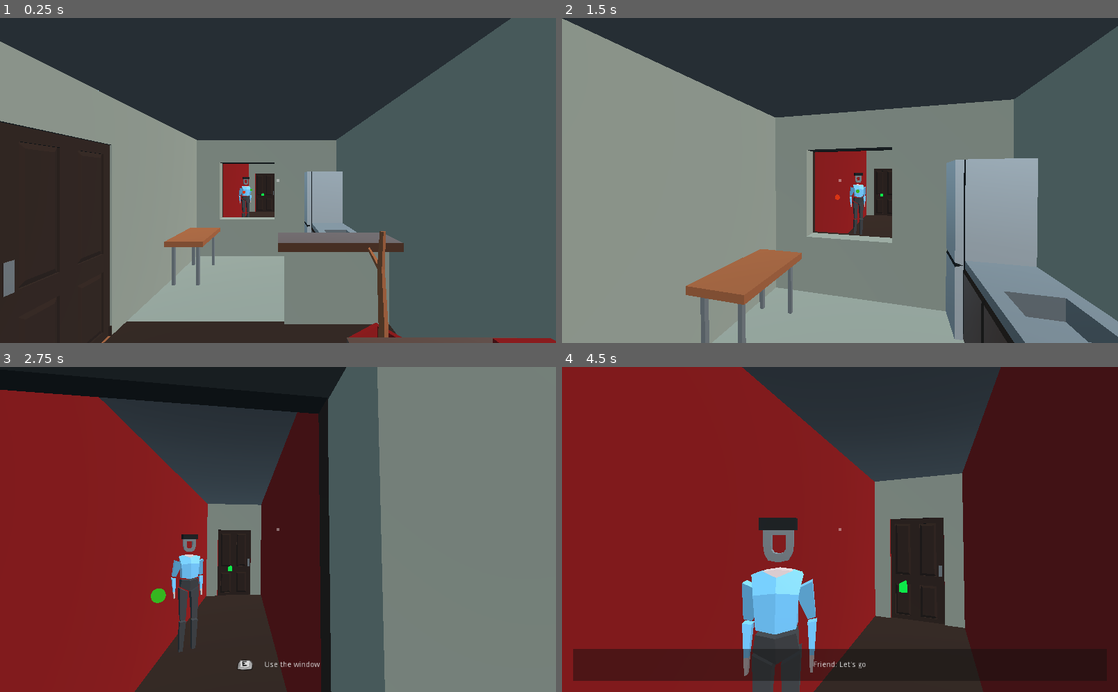
Above: before the commit, frames 1-4 (two rows, left to right).
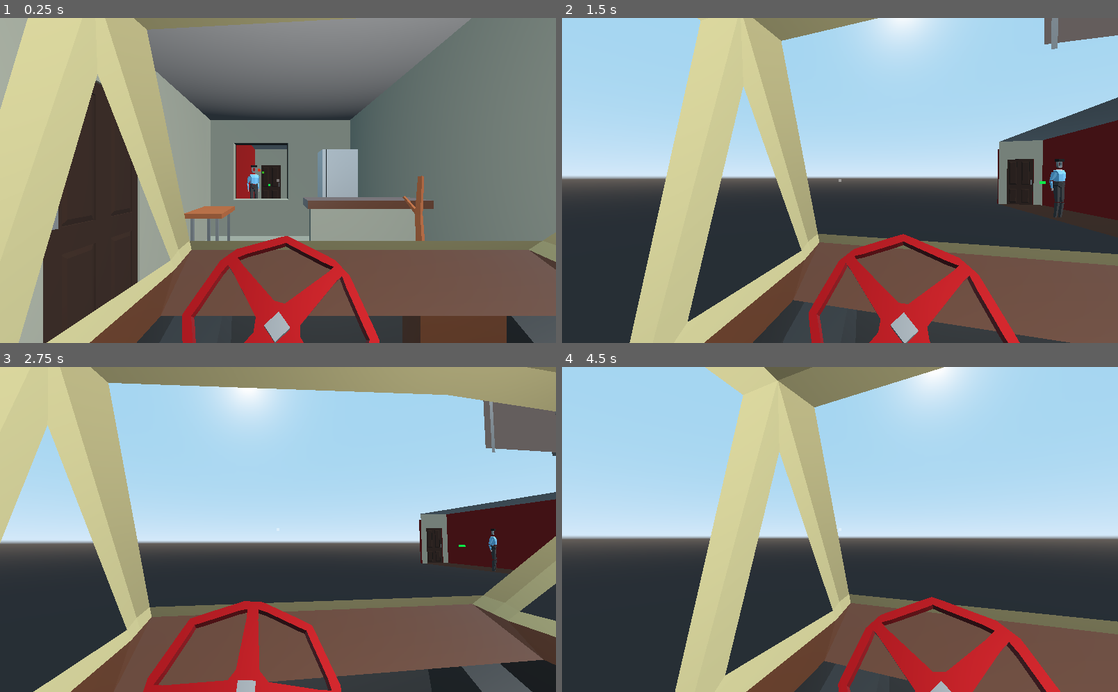
Above: after the commit, the same moments.

Repository: Eptwalabha/ld47
Game: Godot game, scene res://scenes/Game.tscn
Same seed, same stepped clock (60 frames per second), same inputs: the game is played once before the commit and once after it.
Inputs (mouse positions are in pixels of both pictures, inside the frame that each line leads up to):
- Up to frame 1 (0.25 s): no input
- Up to frame 2 (1.5 s): move the mouse to (867, 180) at 0.52 s; hold W (move_forward) from 0.53 s (still down); tap E (context_action) at 0.6, 1.35 s; move the mouse to (812, 180) at 1.27 s
- Up to frame 3 (2.75 s): keep holding W (move_forward); move the mouse to (289, 523) at 2.02 s; tap E (context_action) at 2.1 s
- Up to frame 4 (4.5 s): keep holding W (move_forward); move the mouse to (834, 536) at 2.77 s; tap E (context_action) at 2.85, 3.6, 4.35 s; move the mouse to (878, 532) at 3.52 s; move the mouse to (795, 526) at 4.27 s

The runs differ from the first frame. In frame 1, 83% of the frame differs, in the area x 0-100%, y 0-100%; in frame 2, 98%; in frame 3, 98%; in frame 4, 99%.

Commit message:
add CarPlayer

Diff:
--- a/autoload.gd
+++ b/autoload.gd
@@ -18,6 +18,9 @@
 const FLAT_INITIAL_LEVEL : int = -1
 
 const BAR_DRINK_DELAY_SECOND : float = 20.0
+
+const ROAD_CAR_ACCELERATION : float = 1.0
+const ROAD_CAR_SPEED : float = 0.6
 
 var first_time : bool = true
 var using_controller : bool = false
--- a/project.godot
+++ b/project.godot
@@ -53,6 +53,11 @@
 "class": "CarInsideArea",
 "language": "GDScript",
 "path": "res://scenes/props/road/CarInsideArea.gd"
+}, {
+"base": "Player",
+"class": "CarPlayer",
+"language": "GDScript",
+"path": "res://scenes/player/CarPlayer.gd"
 }, {
 "base": "Spatial",
 "class": "Chapter",
@@ -239,6 +244,7 @@
 "Car": "",
 "CarInside": "",
 "CarInsideArea": "",
+"CarPlayer": "",
 "Chapter": "",
 "ChapterHospital": "",
 "ChapterRoad": "",
--- a/scenes/Game.gd
+++ b/scenes/Game.gd
@@ -1,7 +1,8 @@
 class_name Game
 extends Spatial
 
-onready var current_player : Player = $Player/FPSPlayer
+#onready var current_player : Player = $Player/FPSPlayer
+onready var current_player : Player = $Player/CarPlayer
 onready var ui := $UI as UI
 onready var bar := $Map/Bar as Bar
 onready var flat := $Map/Flat as Flat
@@ -32,6 +33,7 @@
 	if Data.DEBUG:
 		level_id = Data.DEBUG_GAME_LEVEL
 	current_player.reset()
+	current_player.make_current()
 	match level_id:
 		Data.LEVEL.FLAT:
 			bar.hide()
--- a/scenes/Game.tscn
+++ b/scenes/Game.tscn
@@ -1,6 +1,7 @@
-[gd_scene load_steps=11 format=2]
+[gd_scene load_steps=12 format=2]
 
 [ext_resource path="res://scenes/chapters/bar/Bar.tscn" type="PackedScene" id=1]
+[ext_resource path="res://scenes/player/CarPlayer.tscn" type="PackedScene" id=2]
 [ext_resource path="res://scenes/player/FPSPlayer.tscn" type="PackedScene" id=6]
 [ext_resource path="res://scenes/chapters/flat/Flat.tscn" type="PackedScene" id=7]
 [ext_resource path="res://scenes/ui/UI.tscn" type="PackedScene" id=13]
@@ -26,6 +27,9 @@
 [node name="Player" type="Spatial" parent="."]
 
 [node name="FPSPlayer" parent="Player" instance=ExtResource( 6 )]
+visible = false
+
+[node name="CarPlayer" parent="Player" instance=ExtResource( 2 )]
 
 [node name="GameStates" type="Node" parent="."]
 
--- a/scenes/core/player_states/PlayerStateDialog.gd
+++ b/scenes/core/player_states/PlayerStateDialog.gd
@@ -20,7 +20,7 @@
 
 func enter() -> void:
 	player.can_control(false)
-	player.velocity = Vector3.ZERO
+	player.zeroed_velocity()
 	ui.hide_context()
 	dialog.start()
 	# warning-ignore:return_value_discarded
--- /dev/null
+++ b/scenes/player/CarPlayer.gd
@@ -0,0 +1,22 @@
+class_name CarPlayer
+extends Player
+
+onready var steer_wheel = $car_inside/valve
+
+var velocity_x : float = 0.0
+var x : float = 0.0
+var drag : float = -0.005
+
+func steer(amount: float) -> void:
+	steer_wheel.rotate_object_local(Vector3.UP, -1.5 * amount)
+
+func physics_process(delta: float) -> void:
+	x = 0.0
+	if Input.is_action_pressed("move_left"):
+		x = -Data.ROAD_CAR_SPEED
+	if Input.is_action_pressed("move_right"):
+		x = Data.ROAD_CAR_SPEED
+
+	velocity_x = lerp(velocity_x, x, Data.ROAD_CAR_ACCELERATION * delta) * .95 + drag
+	steer(velocity_x)
+	translate(Vector3(velocity_x, 0, 0))
--- /dev/null
+++ b/scenes/player/CarPlayer.tscn
@@ -0,0 +1,28 @@
+[gd_scene load_steps=6 format=2]
+
+[ext_resource path="res://scenes/player/Player.tscn" type="PackedScene" id=1]
+[ext_resource path="res://scenes/player/CarPlayer.gd" type="Script" id=2]
+[ext_resource path="res://assets/models/story/valve.glb" type="PackedScene" id=3]
+[ext_resource path="res://assets/models/road/car_inside.glb" type="PackedScene" id=4]
+
+[sub_resource type="BoxShape" id=1]
+extents = Vector3( 0.836516, 0.664314, 1.90982 )
+
+[node name="CarPlayer" instance=ExtResource( 1 )]
+script = ExtResource( 2 )
+
+[node name="Head" parent="." index="0"]
+transform = Transform( 1, 0, 0, 0, 1, 0, 0, 0, 1, 0, 1.2, 0 )
+
+[node name="car_inside" parent="." index="1" instance=ExtResource( 4 )]
+transform = Transform( -1, 0, -3.25841e-07, 0, 1, 0, 3.25841e-07, 0, -1, 0.4, 0, 0 )
+
+[node name="valve" parent="car_inside" index="1" instance=ExtResource( 3 )]
+transform = Transform( 0.8, -1.42109e-14, 0, 0, 0.49882, 0.625443, 0, -0.625443, 0.49882, 0.4, 0.818, 0.6 )
+
+[node name="OmniLight" type="OmniLight" parent="car_inside" index="2"]
+transform = Transform( -1, 0, 3.25841e-07, 0, 1, 0, -3.25841e-07, 0, -1, 0, 1.4, 0 )
+
+[node name="BoxCollision" type="CollisionShape" parent="." index="2"]
+transform = Transform( 1, 0, 0, 0, 1, 0, 0, 0, 1, 0.4, 0.914583, 0 )
+shape = SubResource( 1 )
--- a/scenes/player/FPSPlayer.gd
+++ b/scenes/player/FPSPlayer.gd
@@ -13,16 +13,16 @@
 var velocity = Vector3()
 var gravity_vector : Vector3 = Vector3.ZERO
 
-func _ready() -> void:
-	mouse_sensitivity = mouse_sensitivity * -1
-
 func reset() -> void:
 	head.rotation = Vector3.ZERO
 	camera.rotation = Vector3.ZERO
 	camera_angle = 0
-	camera.make_current()
+	make_current()
 	hangup_phone()
 	glass.hide()
+
+func zeroed_velocity() -> void:
+	velocity = Vector3.ZERO
 
 func input_controller() -> void:
 	if Data.using_controller:
--- a/scenes/player/FPSPlayer.tscn
+++ b/scenes/player/FPSPlayer.tscn
@@ -94,10 +94,9 @@
 "values": [ Vector3( 0, 0, 0 ), Vector3( 43.839, 0, 0 ), Vector3( 43.839, 0, 0 ), Vector3( 119.796, 0, 0 ), Vector3( 33.994, 0, 0 ), Vector3( 13.508, 0, 0 ), Vector3( 0, 0, 0 ) ]
 }
 
-[sub_resource type="Animation" id=3]
+[sub_resource type="Animation" id=4]
 
-[sub_resource type="Animation" id=4]
-resource_name = "drink"
+[sub_resource type="Animation" id=5]
 length = 0.8
 tracks/0/type = "value"
 tracks/0/path = NodePath("Head:translation")
@@ -141,6 +140,6 @@
 
 [node name="AnimationPlayer" type="AnimationPlayer" parent="." index="5"]
 autoplay = "idle"
-anims/drink = SubResource( 5 )
-anims/idle = SubResource( 3 )
-anims/move_through_window = SubResource( 4 )
+anims/drink = SubResource( 3 )
+anims/idle = SubResource( 4 )
+anims/move_through_window = SubResource( 5 )
--- a/scenes/player/Player.gd
+++ b/scenes/player/Player.gd
@@ -10,7 +10,16 @@
 var has_control : bool = true
 var camera_angle : float = 0.0
 
+func _ready() -> void:
+	mouse_sensitivity = mouse_sensitivity * -1
+
 func reset() -> void:
+	pass
+
+func make_current() -> void:
+	camera.make_current()
+
+func zeroed_velocity() -> void:
 	pass
 
 func input(event: InputEvent) -> void:
Not shown: 2 places in scenes/player/FPSPlayer.tscn that only renumber resources
